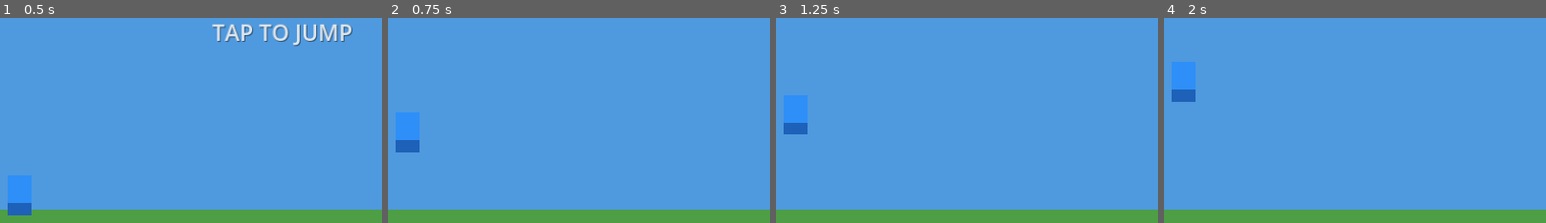
Above: before the commit, frames 1-4 (left to right).
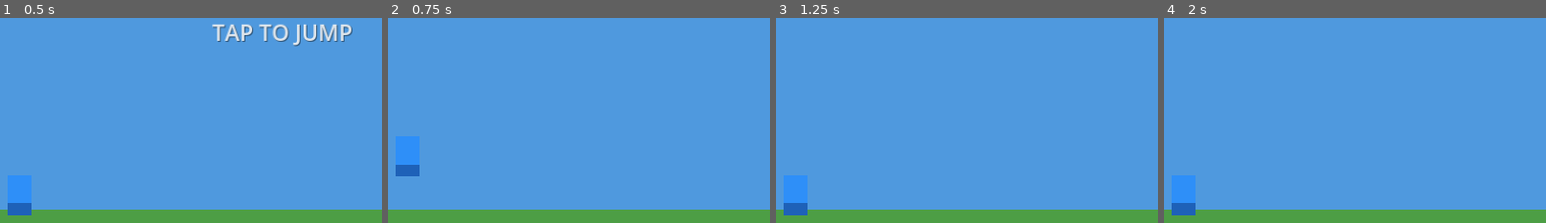
Above: after the commit, the same moments.

Repository: Charles2339/GoneGame
Game: Godot game, scene res://scenes/game/Main.tscn
The game is run twice, just before and just after one commit, with the same random seed, the same clock (stepped at 60 frames per second) and the same inputs.
Inputs (mouse positions are % of the whole screen's width and height, from its top left):
- Up to frame 1 (0.5 s): no input
- Up to frame 2 (0.75 s): tap Enter at 0.5 s; move the mouse to (72, 42) at 0.52 s; tap Space at 0.6 s; click (72, 42) at 0.67 s
- Up to frame 3 (1.25 s): tap Space at 0.77, 1.07 s
- Up to frame 4 (2 s): move the mouse to (30, 53) at 1.27 s; tap Space at 1.35, 1.52, 1.82 s; click (30, 53) at 1.42 s
The pictures show only the part of the screen within x 13-63%, y 40-90%; the shares and areas given below are measured in that part.

Frame 1 is identical in both runs. In frame 2, 1.8% of the frame differs, in the area x 2-9%, y 46-78%; in frame 3, 2.4%; in frame 4, 2.4%, in the area x 2-9%, y 21-97%.
Error after the commit: Attempt to call function 'set_state' in base 'null instance' on a null instance. (res://scripts/Player.gd:87)

Commit message:
refactor: visual overhaul Player.gd

Diff:
--- a/scripts/Player.gd
+++ b/scripts/Player.gd
@@ -1,19 +1,109 @@
 extends CharacterBody2D
 
-const JUMP_VELOCITY := -1400.0
-const GRAVITY := 3500.0
+enum State { RUNNING, JUMPING, FALLING, DEAD }
+
+const GRAVITY        := 2800.0
+const JUMP_FORCE     := -900.0
+const FALL_MULT      := 1.55     # extra gravity on descent
+const COYOTE_TIME    := 0.10
+const JUMP_BUFFER    := 0.13
+const RUN_PHASE_SPD  := 7.5
+
+var state: State = State.RUNNING
+var coyote_timer     := 0.0
+var jump_buf_timer   := 0.0
+var was_on_floor     := false
+
+@onready var stickman: StickmanDraw = $StickmanDraw
+
+signal landed
+signal jumped
+signal died
+
+func _input(event: InputEvent) -> void:
+	if state == State.DEAD:
+		return
+	var pressed := false
+	if event is InputEventScreenTouch and event.pressed:
+		pressed = true
+	elif event is InputEventKey and event.pressed and event.keycode == KEY_SPACE:
+		pressed = true
+	if pressed:
+		jump_buf_timer = JUMP_BUFFER
 
 func _physics_process(delta: float) -> void:
-	if not is_on_floor():
+	if state == State.DEAD:
 		velocity.y += GRAVITY * delta
+		move_and_slide()
+		return
+
+	var on_floor := is_on_floor()
+
+	# Coyote time countdown
+	coyote_timer     = maxf(coyote_timer     - delta, 0.0)
+	jump_buf_timer   = maxf(jump_buf_timer   - delta, 0.0)
+	if on_floor:
+		coyote_timer = COYOTE_TIME
+
+	# Landing
+	if on_floor and not was_on_floor:
+		_on_land()
+	was_on_floor = on_floor
+
+	# State transitions
+	match state:
+		State.RUNNING:
+			if not on_floor:
+				_set_state(State.FALLING)
+			elif jump_buf_timer > 0.0:
+				_do_jump()
+
+		State.JUMPING:
+			if velocity.y >= 0.0:
+				_set_state(State.FALLING)
+
+		State.FALLING:
+			if on_floor:
+				_set_state(State.RUNNING)
+			elif jump_buf_timer > 0.0 and coyote_timer > 0.0:
+				_do_jump()
+
+	# Gravity
+	if not on_floor:
+		var gm := FALL_MULT if velocity.y > 0.0 else 1.0
+		velocity.y += GRAVITY * gm * delta
+
 	move_and_slide()
 
-func try_jump() -> void:
-	if is_on_floor():
-		velocity.y = JUMP_VELOCITY
+	# Drive run animation
+	if state == State.RUNNING:
+		stickman.set_run_phase(stickman.run_phase + delta * RUN_PHASE_SPD)
 
-func _input(event: InputEvent) -> void:
-	if event is InputEventScreenTouch and event.pressed:
-		try_jump()
-	elif event is InputEventKey and event.pressed and event.keycode == KEY_SPACE:
-		try_jump()
+func _set_state(s: State) -> void:
+	state = s
+	match s:
+		State.RUNNING:         stickman.set_state(StickmanDraw.State.RUN)
+		State.JUMPING:         stickman.set_state(StickmanDraw.State.JUMP)
+		State.FALLING:         stickman.set_state(StickmanDraw.State.FALL)
+		State.DEAD:            stickman.set_state(StickmanDraw.State.DEAD)
+
+func _do_jump() -> void:
+	velocity.y    = JUMP_FORCE
+	jump_buf_timer = 0.0
+	coyote_timer   = 0.0
+	_set_state(State.JUMPING)
+	stickman.trigger_squash(0.72, 1.30)
+	jumped.emit()
+
+func _on_land() -> void:
+	_set_state(State.RUNNING)
+	stickman.trigger_squash(1.32, 0.78)
+	landed.emit()
+
+func die() -> void:
+	if state == State.DEAD:
+		return
+	state = State.DEAD
+	stickman.set_state(StickmanDraw.State.DEAD)
+	velocity = Vector2(50.0, -300.0)
+	died.emit()
